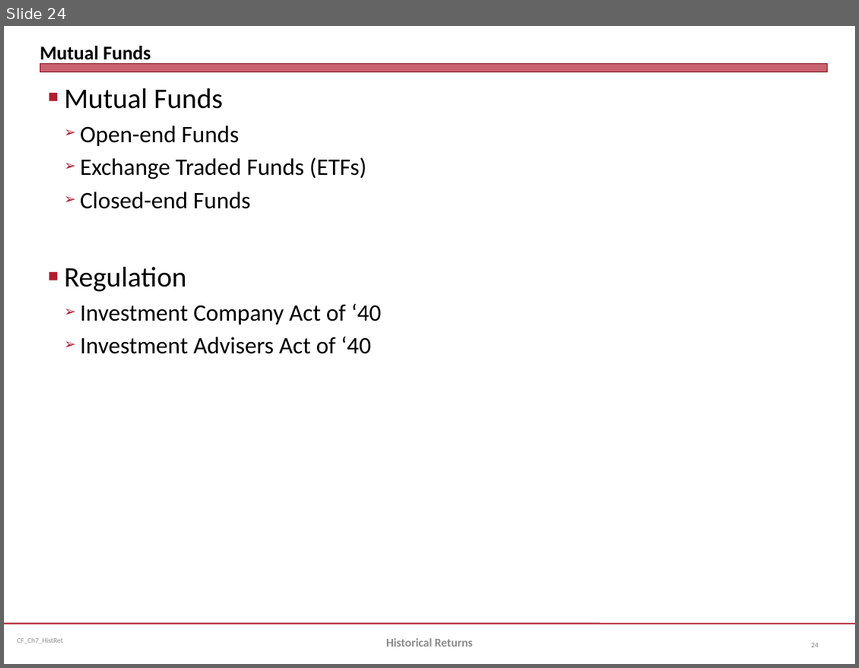
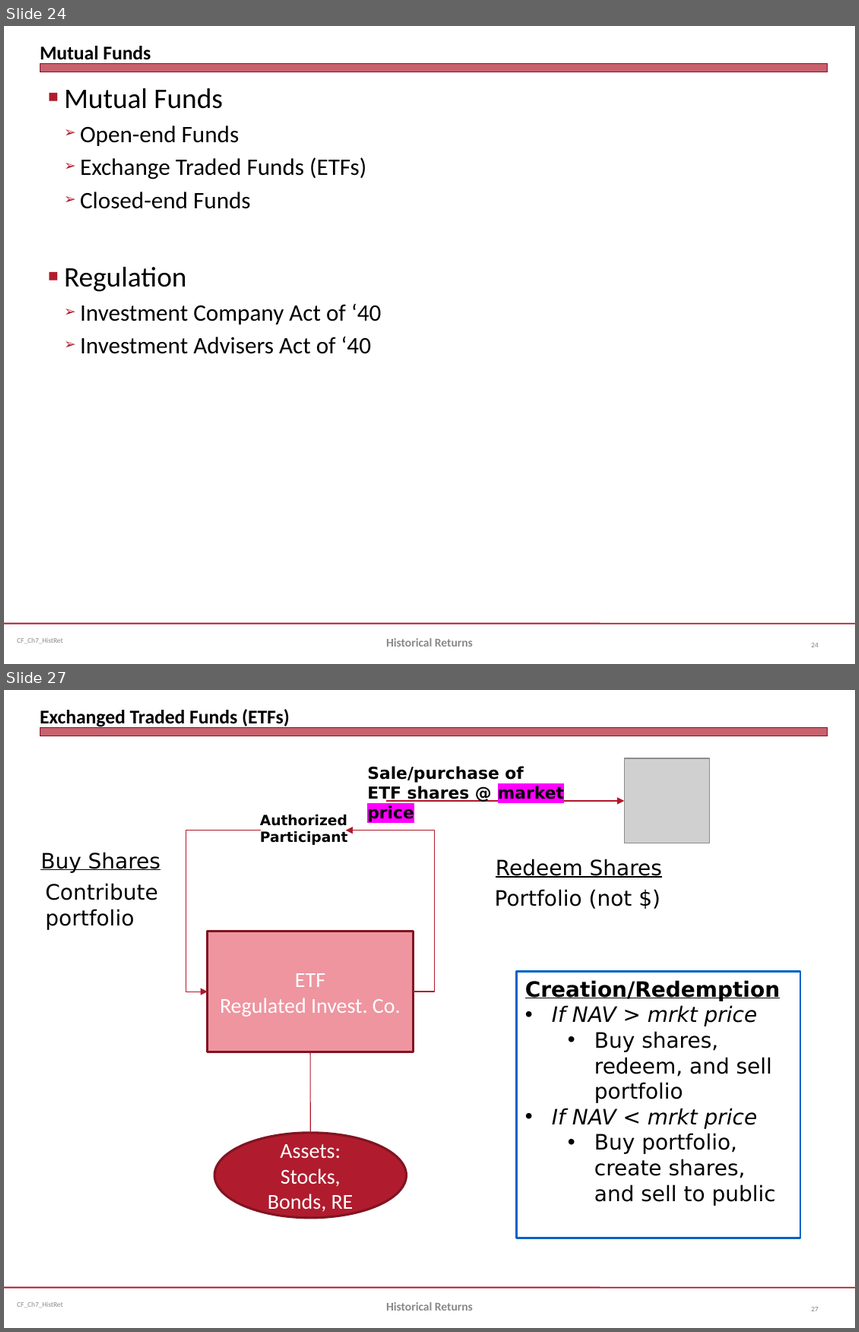
Before and after one commit to jmc877/Corporate-Finance, a slide deck: slides/CF_Ch7_HistRet_20.pptx. Shown one above the other, each under a label of ours: slide 24 before the commit, slides 24 and 27 after it; the slides between them are not shown. The pictures are 859x668 and 859x1332 pixels, drawn with LibreOffice and Linux fonts; fonts in the diff are those of the drawing; grey boxes stand for pictures. Boxes give left, top, right and bottom in pixels: in the first picture for what was removed or moved away, otherwise in the second. Text is boxed around its words. In the diff, an @@ line names an element or a change of style, - is before the commit and + after.

```diff
--- a/slides/CF_Ch7_HistRet_20.pptx
+++ b/slides/CF_Ch7_HistRet_20.pptx
@@ slide 27 added at <box>4,690,855,1328</box>, background #FFFFFF; not listed: 3 template elements that a slide beside it also shows @@
@@ title added at <box>40,709,290,728</box>, 16.5 pt, text #000000, bold @@
+Exchanged Traded Funds (ETFs)
@@ text added at <box>367,766,564,822</box>, 14 pt, text #000000, bold @@
+Sale/purchase of
+ETF shares @ market price
@@ picture added at <box>624,758,709,844</box> @@
@@ arrow added from (386, 801) to (624, 801), #B0182A 0.75 pt @@
@@ text added at <box>260,814,348,845</box>, 12 pt, text #000000, bold @@
+Authorized
+Participant
@@ elbow arrow added from (261, 831) to (208, 992), #B0182A 0.75 pt @@
@@ elbow arrow added from (414, 992) to (346, 831), #B0182A 0.75 pt @@
@@ text added at <box>40,852,161,873</box>, 18 pt, text #000000, underline @@
+Buy Shares
@@ text added at <box>496,859,662,878</box>, 18 pt, text #000000, underline @@
+Redeem Shares
@@ text added at <box>45,883,158,930</box>, 18 pt, text #000000 @@
+Contribute
+portfolio
@@ text added at <box>495,889,633,909</box>, 18 pt, text #000000 @@
+Portfolio (not $)
@@ rectangle added at <box>208,931,414,1053</box>, fill #EE95A0, outline #821522 2 pt, 18 pt, text #FFFFFF @@
+ETF
+Regulated Invest. Co.
@@ rectangle added at <box>517,972,800,1238</box>, outline #0062C7 1.75 pt, 18 pt, text #000000 @@
+Creation/Redemption
+• If NAV > mrkt price
+  • Buy shares, redeem, and sell portfolio
+• If NAV < mrkt price
+  • Buy portfolio, create shares, and sell to public
@@ line added from (310, 1053) to (310, 1132), #B0182A 0.75 pt @@
@@ ellipse added at <box>215,1132,406,1217</box>, fill #B01C2E, outline #821522 2 pt, 18 pt, text #FFFFFF @@
+Assets: Stocks, Bonds, RE
@@ text added at <box>386,1303,473,1311</box>, 10 pt, text #898989, bold @@
+Historical Returns
@@ page number added at <box>811,1307,818,1312</box>, 6 pt, text #808080 @@
+27
```
Also in this commit, not shown: 1 slide changed, 2 other slides added, 3 other files.
